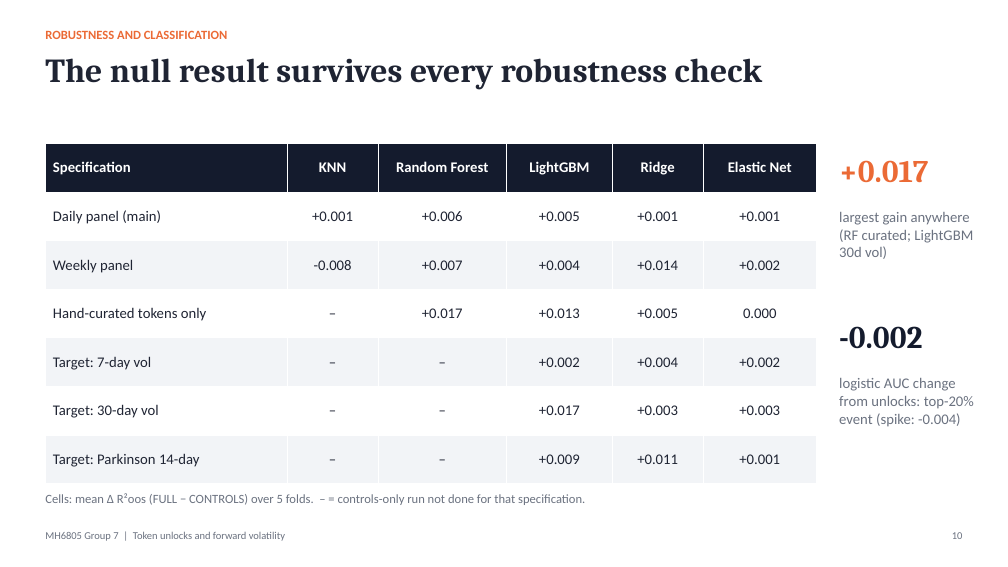
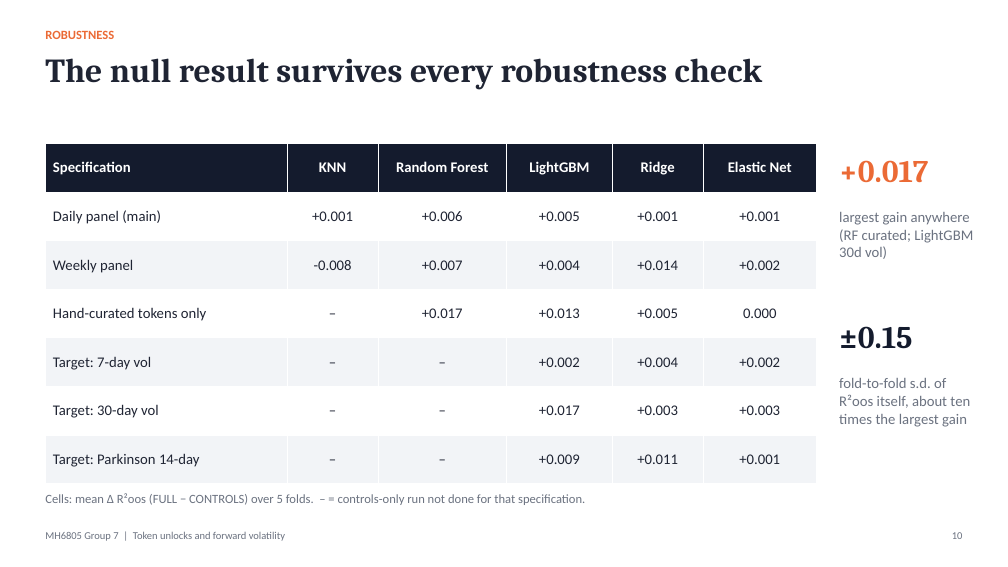
Before and after one commit to watersalamander/MH6805A-Project-Group7, a slide deck: slide 10 of report/Group7_Presentation_DRAFT.pptx. Drawn at 1008x567 pixels with LibreOffice and Linux fonts; fonts in the diff are those of the drawing. Boxes give left, top, right and bottom in pixels: in the first picture for what was removed or moved away, otherwise in the second. Text is boxed around its words. In the diff, an @@ line names an element or a change of style, - is before the commit and + after.

```diff
--- a/report/Group7_Presentation_DRAFT.pptx
+++ b/report/Group7_Presentation_DRAFT.pptx
@@ text at <box>45,30,114,39</box>: text changed @@
-ROBUSTNESS AND CLASSIFICATION
+ROBUSTNESS
@@ text at <box>839,326,912,349</box>: text changed @@
--0.002
+±0.15
@@ text at <box>839,378,970,427</box>: text changed @@
-logistic AUC change from unlocks: top-20% event (spike: -0.004)
+fold-to-fold s.d. of R²oos itself, about ten times the largest gain
```
Also in this commit, not shown: 3 other slides changed, 27 other files.
